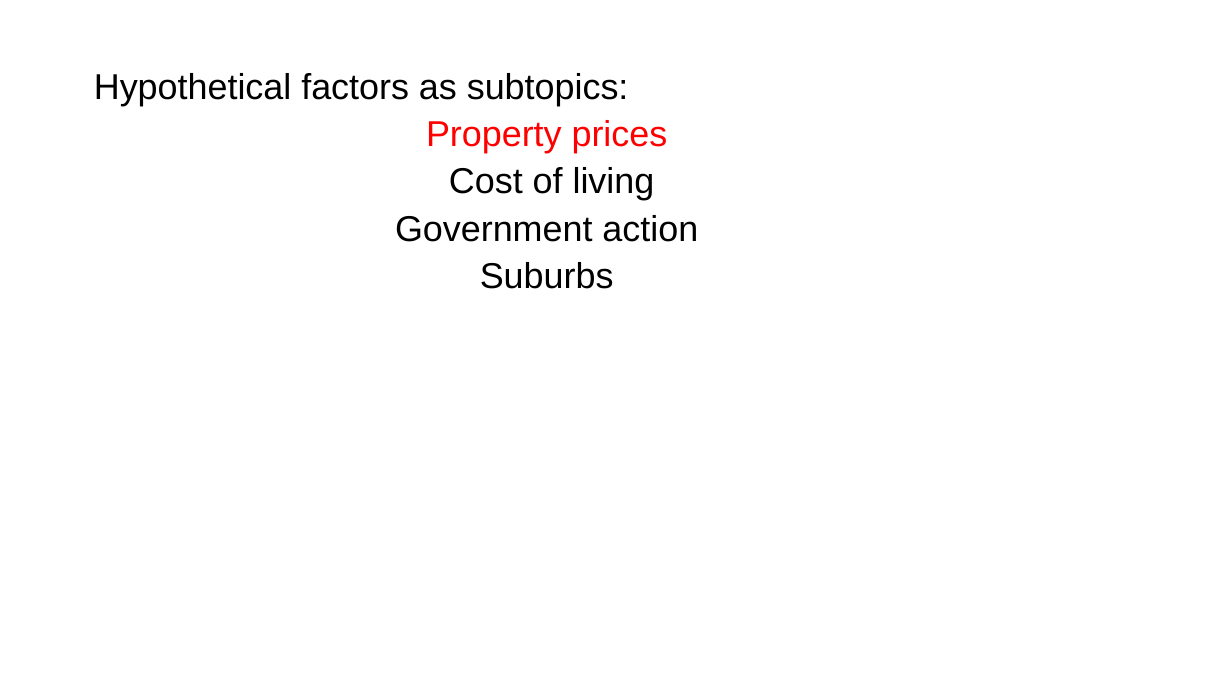
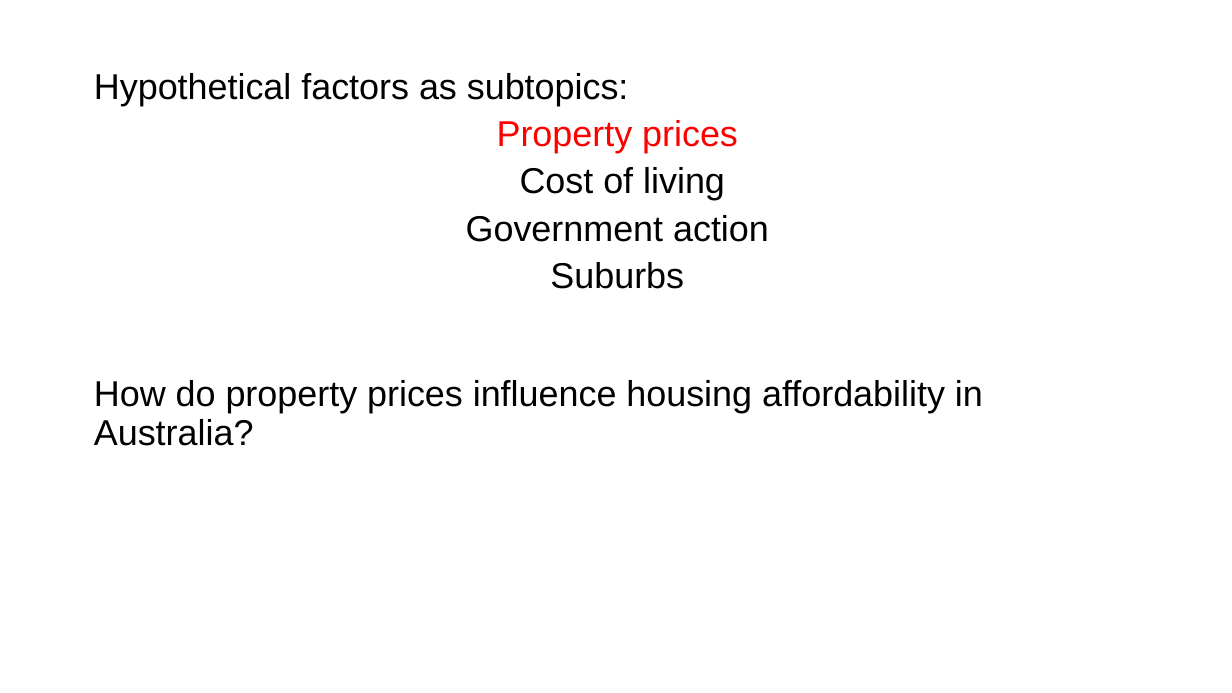
Before and after one commit to Yanttttt/SACE_Stage2_DigitalTech_PST3, a slide deck: slide 2 of PST3.pptx. Drawn at 1232x693 pixels with LibreOffice and Linux fonts; fonts in the diff are those of the drawing. Boxes give left, top, right and bottom in pixels: in the first picture for what was removed or moved away, otherwise in the second. Text is boxed around its words. In the diff, an @@ line names an element or a change of style, - is before the commit and + after.

Commit message:
v0.4.1

```diff
--- a/PST3.pptx
+++ b/PST3.pptx
@@ text "Hypothetical factors as subtopics:" rewrapped from <box>94,73,698,289</box> to <box>94,73,769,289</box> @@
@@ text added at <box>94,380,983,446</box>, 28 pt, text #000000 @@
+How do property prices influence housing affordability in Australia?
```
